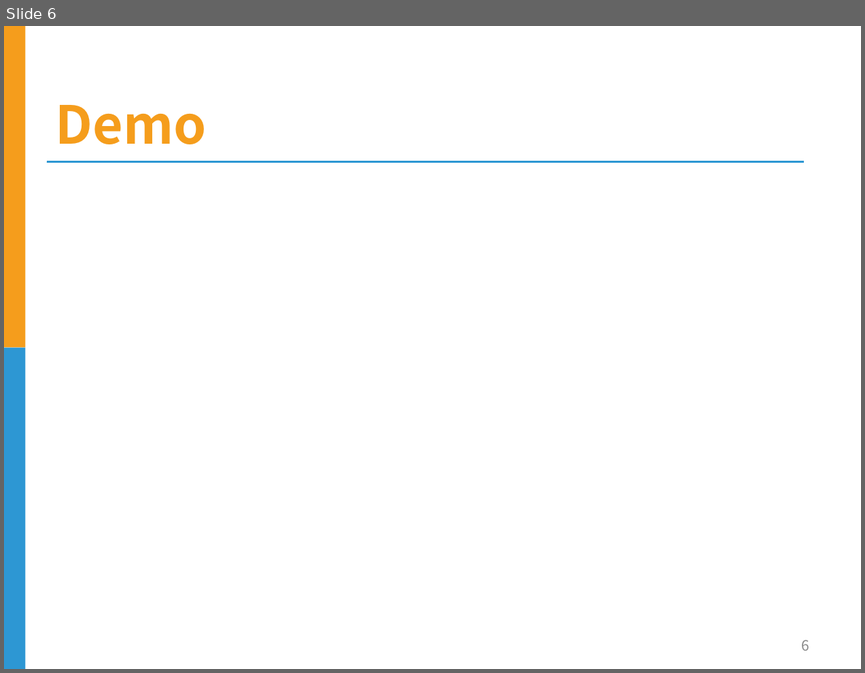
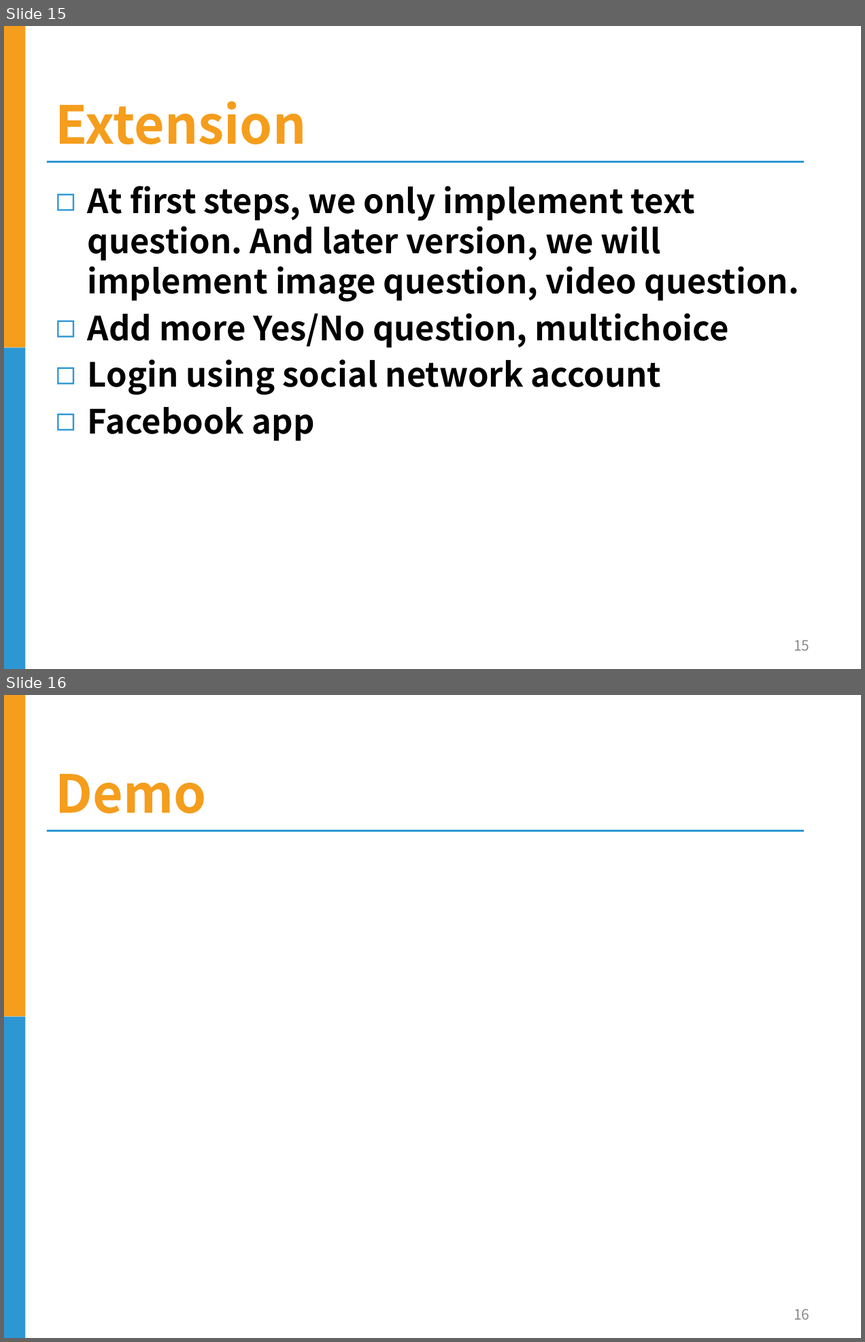
Before and after one commit to huuthang1993/HPT, a slide deck: Document/slide.pptx. Shown one above the other, each under a label of ours: slide 6 before the commit, slides 15 and 16 after it. The pictures are 865x673 and 865x1342 pixels, drawn with LibreOffice and Linux fonts; fonts in the diff are those of the drawing; background and template pictures are left out. Boxes give left, top, right and bottom in pixels: in the first picture for what was removed or moved away, otherwise in the second. Text is boxed around its words. In the diff, an @@ line names an element or a change of style, - is before the commit and + after.

```diff
--- a/Document/slide.pptx
+++ b/Document/slide.pptx
@@ slide 15 added at [4, 26, 861, 669], background #FFFFFF; not listed: 3 template elements that a slide beside it also shows @@
@@ title added at [56, 101, 307, 144], 44 pt, text #F59D1C, bold @@
+Extension
@@ text added at [88, 186, 799, 441], 28 pt, text #000000, bold @@
+◻ At first steps, we only implement text question. And later version, we will implement image question, video question.
+◻ Add more Yes/No question, multichoice
+◻ Login using social network account
+◻ Facebook app
@@ page number added at [793, 639, 809, 650], 12 pt, text #898989 @@
+15
@@ what was slide 6 is now slide 16 @@
@@ page number at [793, 1308, 809, 1319]: text changed @@
-6
+16
```
Also in this commit, not shown: 12 other slides added, 3 slides removed.
